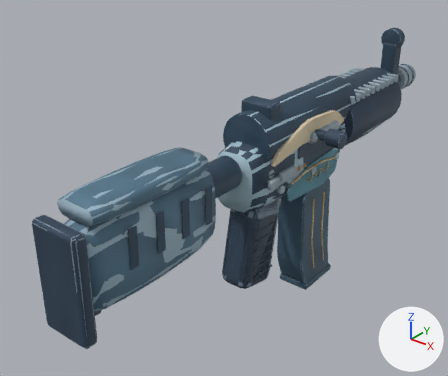
The glTF model models/csgo/anime-mp5.glb as it was, and as the next commit left it.
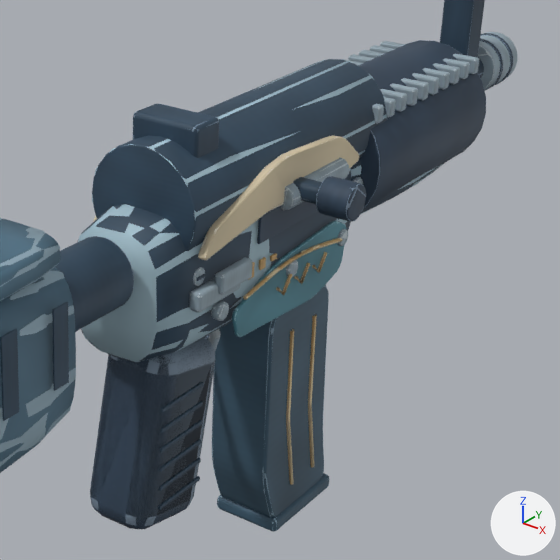
There are two pictures of each version: one whole from a 50 mm lens placed at (0.444, -0.649, 0.348), pointed at (-0.064, -0.014, -0.046), one close up on the part from 40% to 97% of the width and 13% to 80% of the height. Arrows for +X, +Y and +Z are at lower right; the lights stay in place. The older version's two pictures come first. Where no turn or scale is listed for an object, it has been applied to the vertices. Vertices at exactly the same position are counted once.

The older version as bpy lines, for what is in view:
```python
me_cylinder_008 = bpy.data.meshes.new('Cylinder.008')
me_cylinder_008.from_pydata(...)  # 2784 vertices, 5460 faces; spans x -0.048..0.048, y -0.765..0.036, z -0.202..0.089
me_cylinder_008.materials.append(mat_polymer)
me_world_weapon_surface = bpy.data.meshes.new('World weapon surface')
me_world_weapon_surface.from_pydata(...)  # 2193 vertices, 3906 faces; spans x -0.049..0.084, y -0.355..0.446, z -0.241..0.131
me_world_weapon_surface.materials.append(mat_world_weapon_hardware)
me_world_weapon_surface_001 = bpy.data.meshes.new('World weapon surface.001')
me_world_weapon_surface_001.from_pydata(...)  # 365 vertices, 702 faces; spans x -0.042..0.042, y -0.34..0.325, z -0.056..0.09
me_world_weapon_surface_001.materials.append(mat_weapon_finish___world)
ob_weapon_polymer = bpy.data.objects.new('weapon_Polymer', me_cylinder_008)
ob_weapon_polymer.location = (0.0, 0.41, 0.035)
ob_world_hardware = bpy.data.objects.new('World hardware', me_world_weapon_surface)
ob_world_hardware.location = (0.0, 0.0, 0.0)
ob_world_paint = bpy.data.objects.new('World paint', me_world_weapon_surface_001)
ob_world_paint.location = (0.0, 0.0, 0.0)
# also in view: 'weapon_Weapon finish / Ivory enamel' at (0.0, 0.046, 0.047); 'weapon_Parkerized steel' at (-0.002, 0.067, -0.005); 'bolt_Polymer' at (0.073, 0.055, 0.043); 'weapon_Machined edges' at (-0.001, 0.065, -0.007); 'weapon_Weapon finish / Polymer' at (0.0, -0.24, 0.011)
```
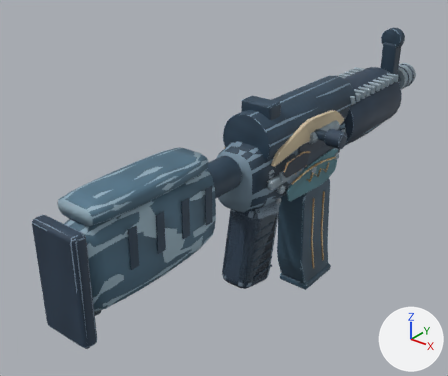
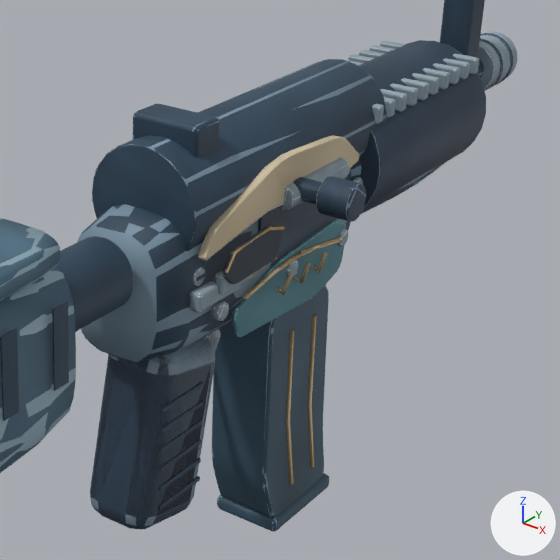
Changed parts and their boxes [x1, y1, x2, y2] in the close-ups (560 x 560 px):
'World hardware', reshaped
    before: [90, 5, 517, 532]
    after: [90, 33, 517, 532]
'weapon_Recessed graphite mechanism', added
    after: [223, 225, 282, 284]
part 1 of me_world_weapon_surface, reshaped
    before: [212, 5, 515, 514]
    after: [212, 43, 515, 514]
part 2 of me_world_weapon_surface_001, recoloured
    both: [78, 61, 436, 362]

Patch to the scene script:
```diff
--- a/models/csgo/anime-mp5.glb.py
+++ b/models/csgo/anime-mp5.glb.py
@@ img_painted_recessed_graphite_mechanism @@
+img_painted_recessed_graphite_mechanism = load_image('Painted Recessed graphite mechanism', '_unpacked/Painted_Recessed_graphite_mechanism', 192, 192, 'sRGB')
@@ mat_recessed_graphite_mechanism @@
+mat_recessed_graphite_mechanism = bpy.data.materials.new('Recessed graphite mechanism')
+# uses the picture img_painted_recessed_graphite_mechanism
@@ me_world_weapon_surface @@
 # used by ob_world_hardware; location = (0.0, 0.0, 0.0)
-me_world_weapon_surface.from_pydata(...)  # 2193 vertices, 3906 faces; spans x -0.049..0.084, y -0.355..0.446, z -0.241..0.131
+me_world_weapon_surface.from_pydata(...)  # 2250 vertices, 4012 faces; spans x -0.049..0.084, y -0.355..0.446, z -0.241..0.131
+# me_world_weapon_surface part 1: 13 vertices moved from x -0.039..0.039, y 0.169..0.311, z 0.046..0.067 to x -0.039..0.039, y 0.169..0.311, z 0.047..0.067; 100 vertices removed from x -0.044..0.083, y -0.04..0.42, z -0.209..0.105; 28 vertices added at x -0.041..0.083, y -0.038..0.42, z -0.209..0.052
+# other edits to the shape of me_world_weapon_surface do not show in these pictures
 me_world_weapon_surface.materials.append(mat_world_weapon_hardware)
@@ me_world_weapon_surface_001 @@
 me_world_weapon_surface_001.from_pydata(...)  # 365 vertices, 702 faces; spans x -0.042..0.042, y -0.34..0.325, z -0.056..0.09
 # used by ob_world_paint; location = (0.0, 0.0, 0.0)
+# me_world_weapon_surface_001 part 2: 348 faces centred in x -0.038..0.038, y -0.075..0.325, z -0.044..0.089 are repainted in the vertex colours; the middle colour goes from blue #a6c2ce to greyish blue #7a92a3
 me_world_weapon_surface_001.materials.append(mat_weapon_finish___world)
@@ me_ejection_port_recess @@
+me_ejection_port_recess.from_pydata(...)  # 450 vertices, 892 faces; spans x -0.0009..0.0949, y -0.0324..0.0308, z 0.0051..0.0316
+me_ejection_port_recess.materials.append(mat_recessed_graphite_mechanism)
@@ ob_weapon_recessed_graphite_mechanism @@
+ob_weapon_recessed_graphite_mechanism = bpy.data.objects.new('weapon_Recessed graphite mechanism', me_ejection_port_recess)
+ob_weapon_recessed_graphite_mechanism.location = (-0.047, 0.0, 0.0)
```
